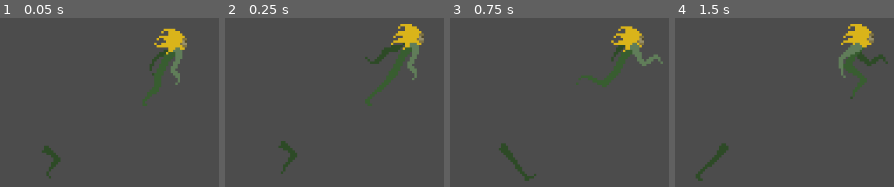
Above: before the commit, frames 1-4 (left to right).
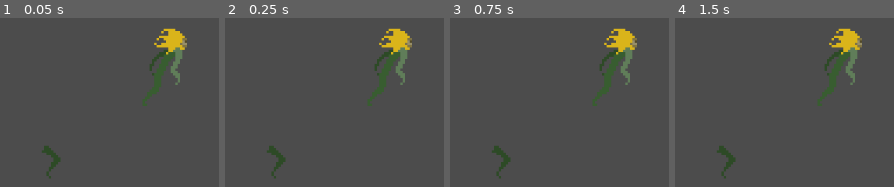
Above: after the commit, the same moments.

Repository: SpencerClark5/Bloom
Game: Godot game, scene res://Scenes/Flora.tscn
The game is run twice, just before and just after one commit, with the same random seed, the same clock (stepped at 60 frames per second) and the same inputs. This scene is started directly instead of the project's main scene.
Inputs:
- Up to frame 1 (0.05 s): no input
- Up to frame 2 (0.25 s): no input
- Up to frame 3 (0.75 s): hold D (Right) from 0.53 s (still down); tap P (Plant) at 0.6 s
- Up to frame 4 (1.5 s): tap Space (Jump) at 0.77 s; release D (Right) at 1.28 s; hold A (Left) from 1.28 s (still down); tap P (Plant) at 1.35 s

Frame 1 is identical in both runs. In frame 2, 5.1% of the frame differs, in the area x 19-91%, y 3-95%; in frame 3, 4.7%; in frame 4, 5.3%, in the area x 9-98%, y 3-97%.

Commit message:
Update Flora.tscn

Diff:
--- a/BloomGame/Scenes/Flora.tscn
+++ b/BloomGame/Scenes/Flora.tscn
@@ -373,7 +373,6 @@
 z_index = 3
 frames = SubResource( 8 )
 animation = "TorsoRunAnim"
-playing = true
 
 [node name="RightArm" type="AnimatedSprite" parent="KinematicBody2D"]
 position = Vector2( 96, -96 )
@@ -381,7 +380,6 @@
 frames = SubResource( 3 )
 animation = "RightArmRun"
 frame = 2
-playing = true
 
 [node name="LeftArm" type="AnimatedSprite" parent="KinematicBody2D"]
 position = Vector2( 96, -96 )
@@ -389,21 +387,18 @@
 z_index = 4
 frames = SubResource( 5 )
 animation = "LeftArmRun"
-playing = true
 
 [node name="LeftLeg" type="AnimatedSprite" parent="KinematicBody2D"]
 position = Vector2( -57, 0 )
 scale = Vector2( 3, 3 )
 frames = SubResource( 6 )
 animation = "LeftLegRun"
-playing = true
 
 [node name="RightLeg" type="AnimatedSprite" parent="KinematicBody2D"]
 position = Vector2( 96, -96 )
 scale = Vector2( 3, 3 )
 frames = SubResource( 7 )
 animation = "RightLegAnim"
-playing = true
 
 [node name="AnimationPlayer" type="AnimationPlayer" parent="KinematicBody2D"]
 anims/LeftArmRunAnim = SubResource( 10 )
